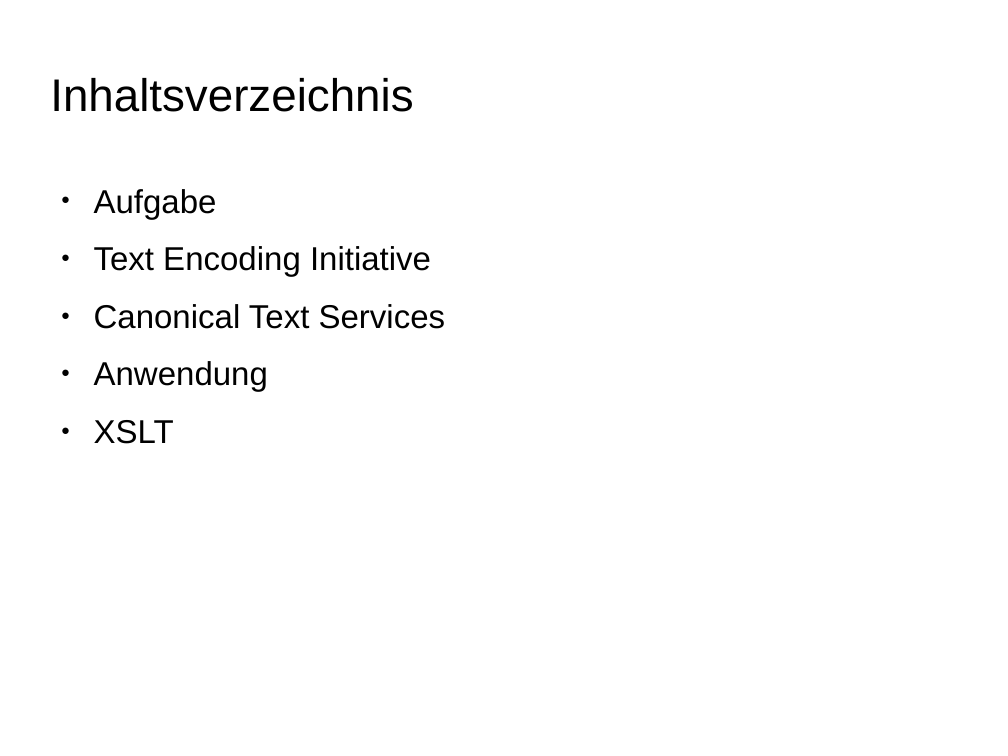
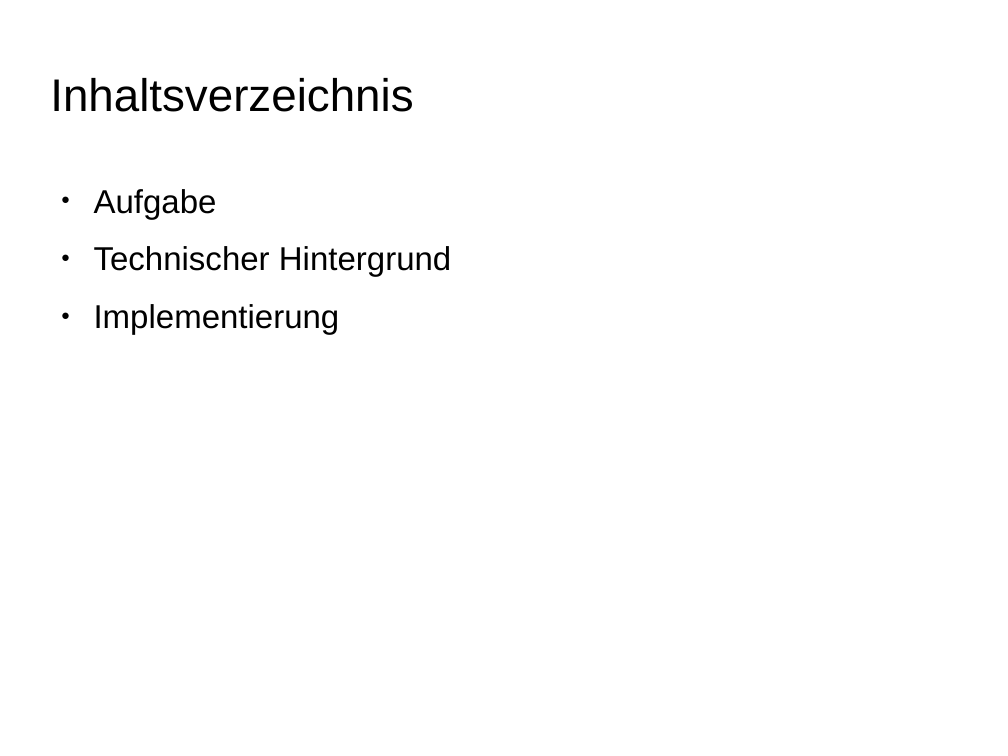
Before and after one commit to alkern/TeiRD, a slide deck: slide 2 of doc/präsentation.odp. Drawn at 1008x756 pixels with LibreOffice and Linux fonts; fonts in the diff are those of the drawing; background and template pictures are left out. Boxes give left, top, right and bottom in pixels: in the first picture for what was removed or moved away, otherwise in the second. Text is boxed around its words. In the diff, an @@ line names an element or a change of style, - is before the commit and + after.

```diff
--- a/doc/präsentation.odp
+++ b/doc/präsentation.odp
@@ text at bbox=[94, 246, 451, 334]: text changed @@
-● Text Encoding Initiative
-● Canonical Text Services
-● Anwendung
-● XSLT
+● Technischer Hintergrund
+● Implementierung
```
Also in this commit, not shown: 6 other slides changed, 14 slides added, 5 other files.
